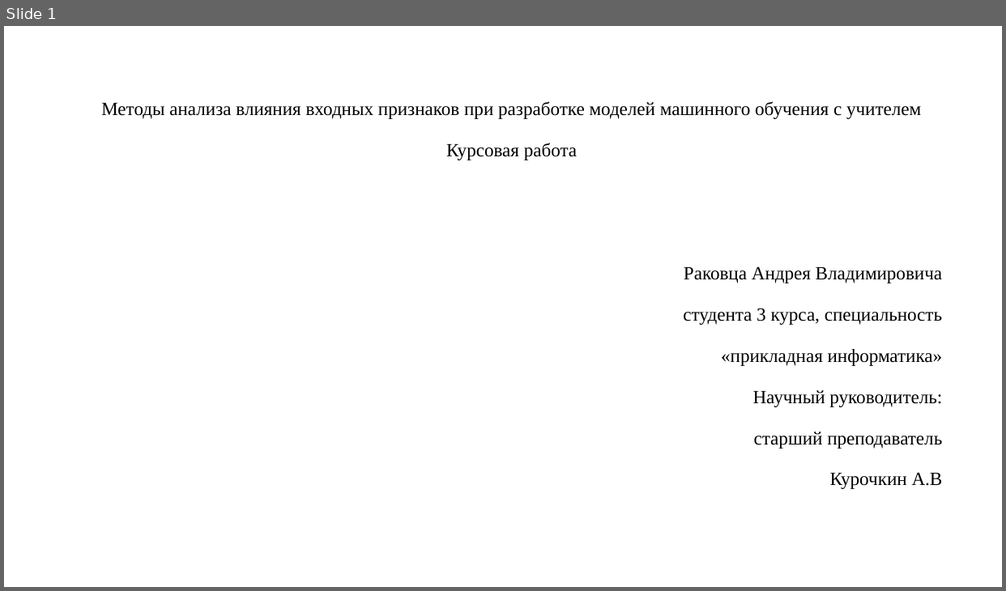
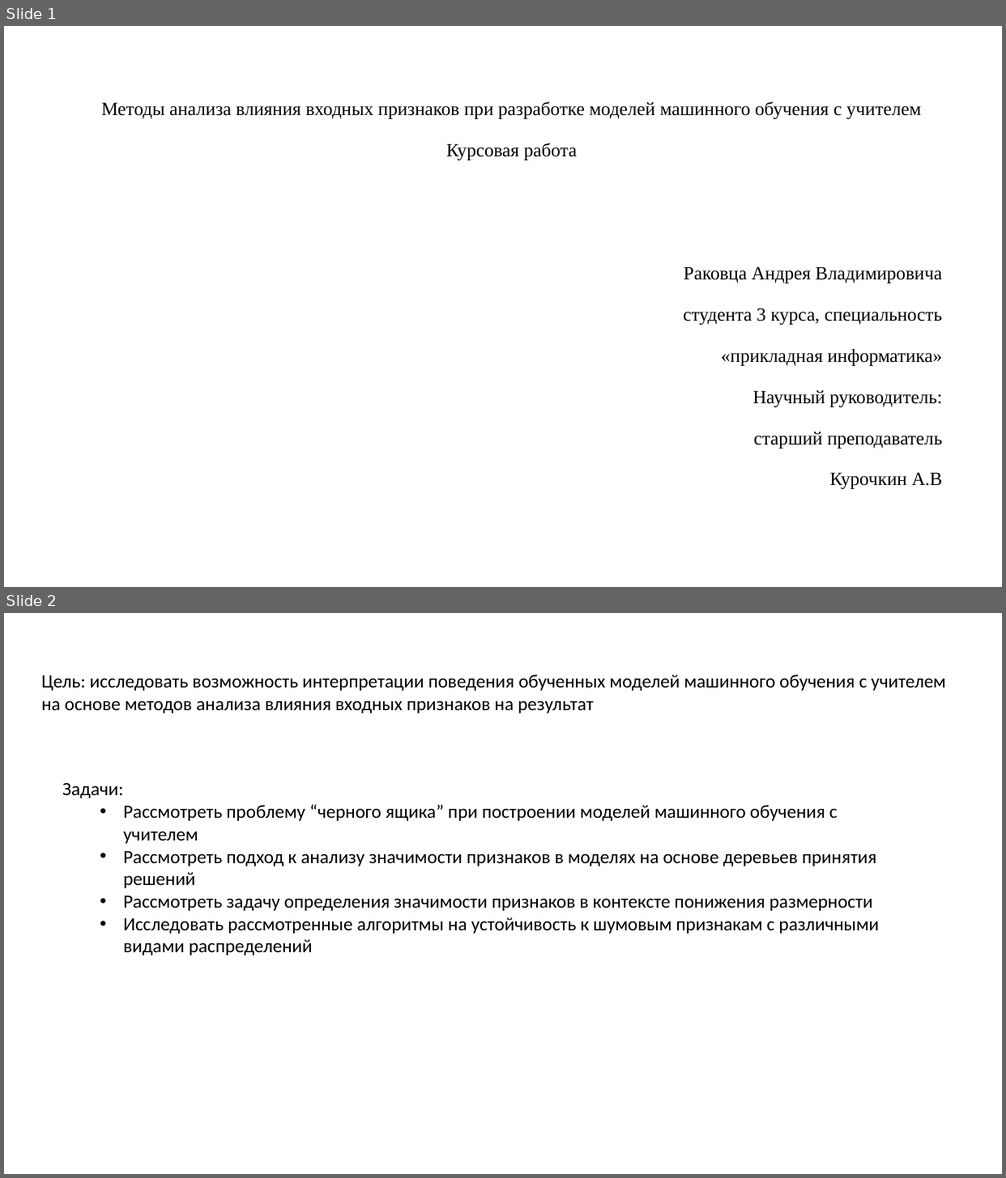
Before and after one commit to ghbdtncjctl/kkkkk, a slide deck: Методы анализа влияния входных признаков при разработке моделей.pptx. Shown one above the other, each under a label of ours: slide 1 before the commit, slides 1 and 2 after it. The pictures are 1006x591 and 1006x1178 pixels, drawn with LibreOffice and Linux fonts; fonts in the diff are those of the drawing. Boxes give left, top, right and bottom in pixels: in the first picture for what was removed or moved away, otherwise in the second. Text is boxed around its words. In the diff, an @@ line names an element or a change of style, - is before the commit and + after.

```diff
--- a/Методы анализа влияния входных признаков при разработке моделей.pptx
+++ b/Методы анализа влияния входных признаков при разработке моделей.pptx
@@ slide 2 added at box(4, 613, 1002, 1174), background #FFFFFF @@
@@ text added at box(41, 675, 945, 713), 18 pt, text #000000 @@
+Цель: исследовать возможность интерпретации поведения обученных моделей машинного обучения с учителем на основе методов анализа влияния входных признаков на результат
@@ text added at box(62, 783, 879, 956), 18 pt, text #000000 @@
+Задачи:
+  • Рассмотреть проблему “черного ящика” при построении моделей машинного обучения с учителем
+  • Рассмотреть подход к анализу значимости признаков в моделях на основе деревьев принятия решений
+  • Рассмотреть задачу определения значимости признаков в контексте понижения размерности
+  • Исследовать рассмотренные алгоритмы на устойчивость к шумовым признакам с различными видами распределений
```
Also in this commit, not shown: 1 slide changed, 1 slide removed, 11 other files.
